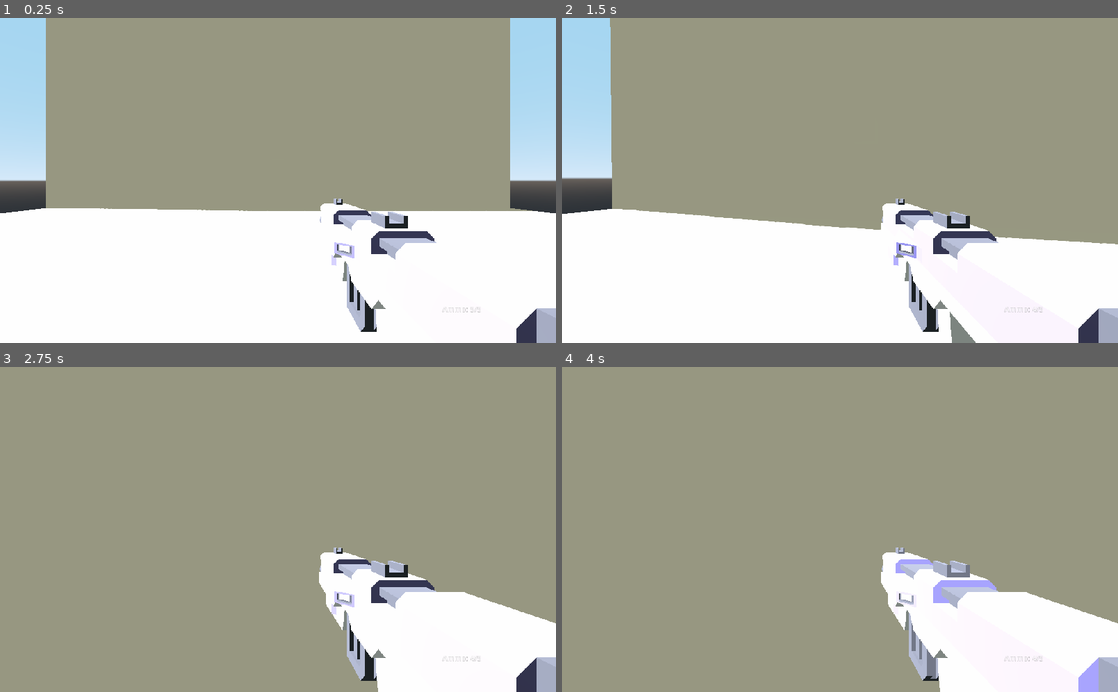
Above: before the commit, frames 1-4 (two rows, left to right).
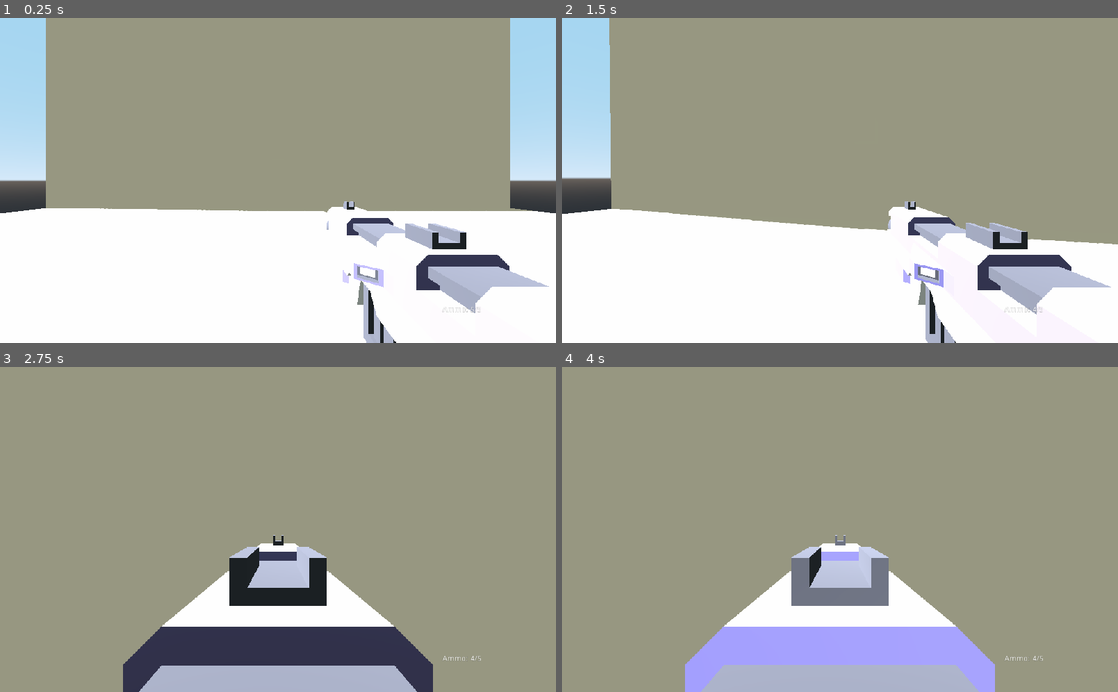
Above: after the commit, the same moments.

Repository: mc-carthy/gdBasicFps
Game: Godot game, scene res://Scenes/World.tscn
Same seed, same stepped clock (60 frames per second), same inputs: the game is played once before the commit and once after it.
Inputs (mouse positions are in pixels of both pictures, inside the frame that each line leads up to):
- Up to frame 1 (0.25 s): no input
- Up to frame 2 (1.5 s): tap Enter at 0.5 s; move the mouse to (867, 180) at 0.52 s; hold Right mouse button (aim, bound only after the commit) 0.53-1.28 s; hold W (move_forward) from 0.53 s (still down); tap Space (jump) at 0.77 s; move the mouse to (812, 180) at 1.27 s; click (812, 180) at 1.35 s
- Up to frame 3 (2.75 s): keep holding W (move_forward); tap Space (jump) at 1.52 s; right-click (250, 529) at 1.55 s; move the mouse to (289, 523) at 2.02 s; hold Right mouse button (aim, bound only after the commit) from 2.03 s (still down); tap E (interact) at 2.1 s
- Up to frame 4 (4 s): keep holding W (move_forward); tap Space (jump) at 2.75, 3.02, 3.77 s; move the mouse to (834, 536) at 2.77 s; release Right mouse button (aim, bound only after the commit) at 2.78 s; right-click (834, 536) at 2.85 s; move the mouse to (878, 532) at 3.52 s; hold Right mouse button (aim, bound only after the commit) from 3.53 s (still down)

The runs differ from the first frame. In frame 1, 6.0% of the frame differs, in the area x 57-100%, y 55-100%; in frame 2, 6.5%; in frame 3, 25%, in the area x 22-100%, y 51-100%; in frame 4, 25%.

Commit message:
Add iron sights

Diff:
--- a/Player/Player.tscn
+++ b/Player/Player.tscn
@@ -38,7 +38,12 @@
 [node name="Weapons" type="Spatial" parent="Head/WorldCamera"]
 
 [node name="gun" parent="Head/WorldCamera/Weapons" instance=ExtResource( 4 )]
-transform = Transform( 1, 0, 0, 0, 1, 0, 0, 0, 1, 0.159, -0.264, -0.236 )
+transform = Transform( 1, 0, 0, 0, 1, 0, 0, 0, 1, 0.159, -0.264, -0.14 )
+script = ExtResource( 2 )
+raycast_path = NodePath("../../RayCast")
+camera_path = NodePath("../..")
+default_transform = Vector3( 0.159, -0.264, -0.14 )
+aim_transform = Vector3( 0, -0.225, 0 )
 
 [node name="CollisionShape" type="CollisionShape" parent="."]
 transform = Transform( 1, 0, 0, 0, -1.62921e-07, -1, 0, 1, -1.62921e-07, 0, 1.375, 0 )
@@ -48,9 +53,6 @@
 transform = Transform( 1, 0, 0, 0, -1.62921e-07, -1, 0, 1, -1.62921e-07, 0, 1.375, 0 )
 mesh = SubResource( 2 )
 material/0 = null
-
-[node name="Weapon" type="Node" parent="."]
-script = ExtResource( 2 )
 
 [node name="ViewportContainer" type="ViewportContainer" parent="."]
 anchor_right = 1.0
@@ -67,5 +69,6 @@
 
 [node name="WeaponCamera" type="Camera" parent="ViewportContainer/Viewport"]
 cull_mask = 2
+near = 0.01
 script = ExtResource( 5 )
 camera_path = NodePath("../../../Head/WorldCamera")
--- a/Player/Weapon.gd
+++ b/Player/Weapon.gd
@@ -1,11 +1,19 @@
-extends Node
+extends Spatial
 class_name Weapon
 
 export var fire_rate: float = 0.5
 export var clip_size: int = 5
 export var reload_speed: float = 1
+export var raycast_path: NodePath
+export var camera_path: NodePath
+export var default_transform: Vector3
+export var aim_transform: Vector3
+export var default_fov: float = 70
+export var aim_fov: float = 55
+export var aim_time: float = 0.3
 
-onready var raycast: RayCast = $'../Head/WorldCamera/RayCast'
+onready var raycast: RayCast = get_node(raycast_path)
+onready var camera: Camera = get_node(camera_path)
 onready var ammo_label: Label = $'/root/World/UI/Label'
 
 var current_ammo: int = clip_size
@@ -24,6 +32,13 @@
 				reload()
 	if Input.is_action_just_pressed('reload') and not is_reloading:
 		reload()
+	if Input.is_action_pressed("aim"):
+		transform.origin = transform.origin.linear_interpolate(aim_transform, aim_time)
+		camera.fov = lerp(camera.fov, aim_fov, aim_time)
+	else:
+		if transform.origin != default_transform:
+			transform.origin = transform.origin.linear_interpolate(default_transform, aim_time)
+			camera.fov = lerp(camera.fov, default_fov, aim_time)
 
 func fire() -> void:
 		can_fire = false
--- a/project.godot
+++ b/project.godot
@@ -14,7 +14,7 @@
 "language": "GDScript",
 "path": "res://Interactable/Interactable.gd"
 }, {
-"base": "Node",
+"base": "Spatial",
 "class": "Weapon",
 "language": "GDScript",
 "path": "res://Player/Weapon.gd"
@@ -72,6 +72,11 @@
 "events": [ Object(InputEventKey,"resource_local_to_scene":false,"resource_name":"","device":0,"alt":false,"shift":false,"control":false,"meta":false,"command":false,"pressed":false,"scancode":69,"unicode":0,"echo":false,"script":null)
  ]
 }
+aim={
+"deadzone": 0.5,
+"events": [ Object(InputEventMouseButton,"resource_local_to_scene":false,"resource_name":"","device":0,"alt":false,"shift":false,"control":false,"meta":false,"command":false,"button_mask":0,"position":Vector2( 0, 0 ),"global_position":Vector2( 0, 0 ),"factor":1.0,"button_index":2,"pressed":false,"doubleclick":false,"script":null)
+ ]
+}
 
 [layer_names]
 
